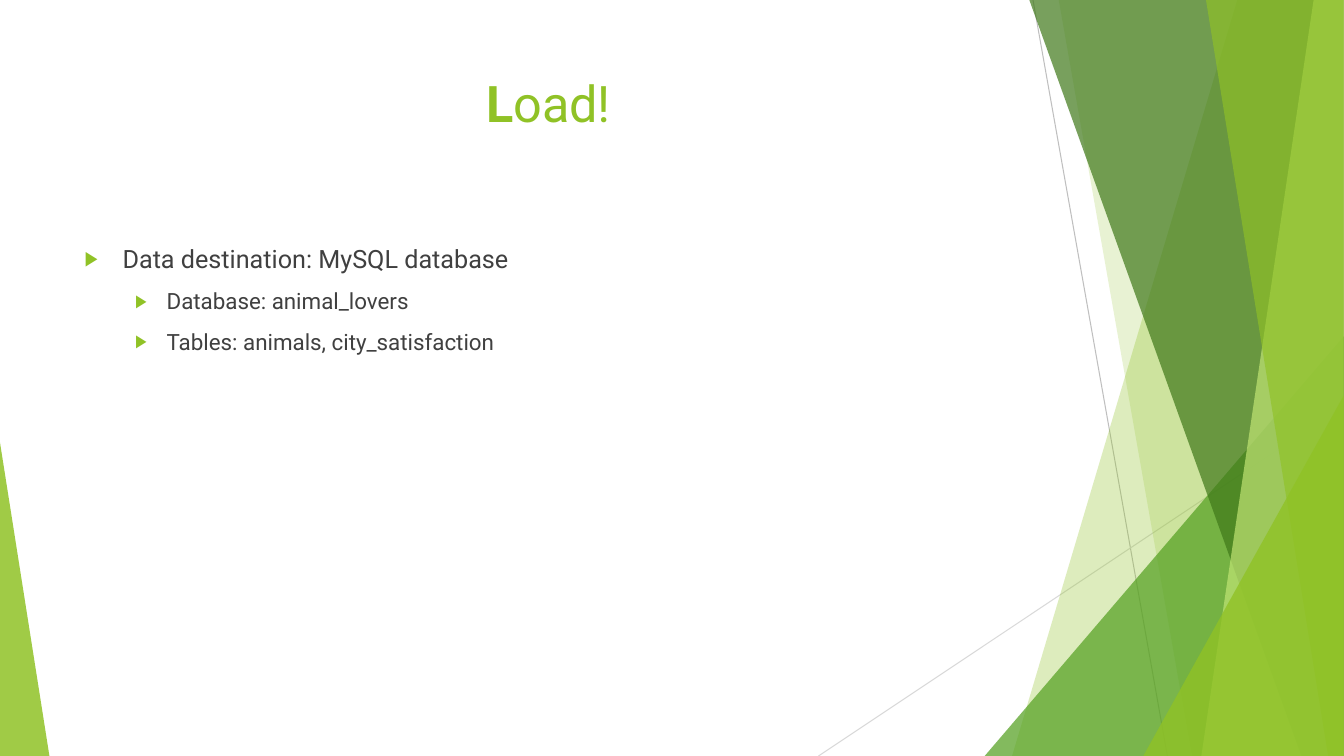
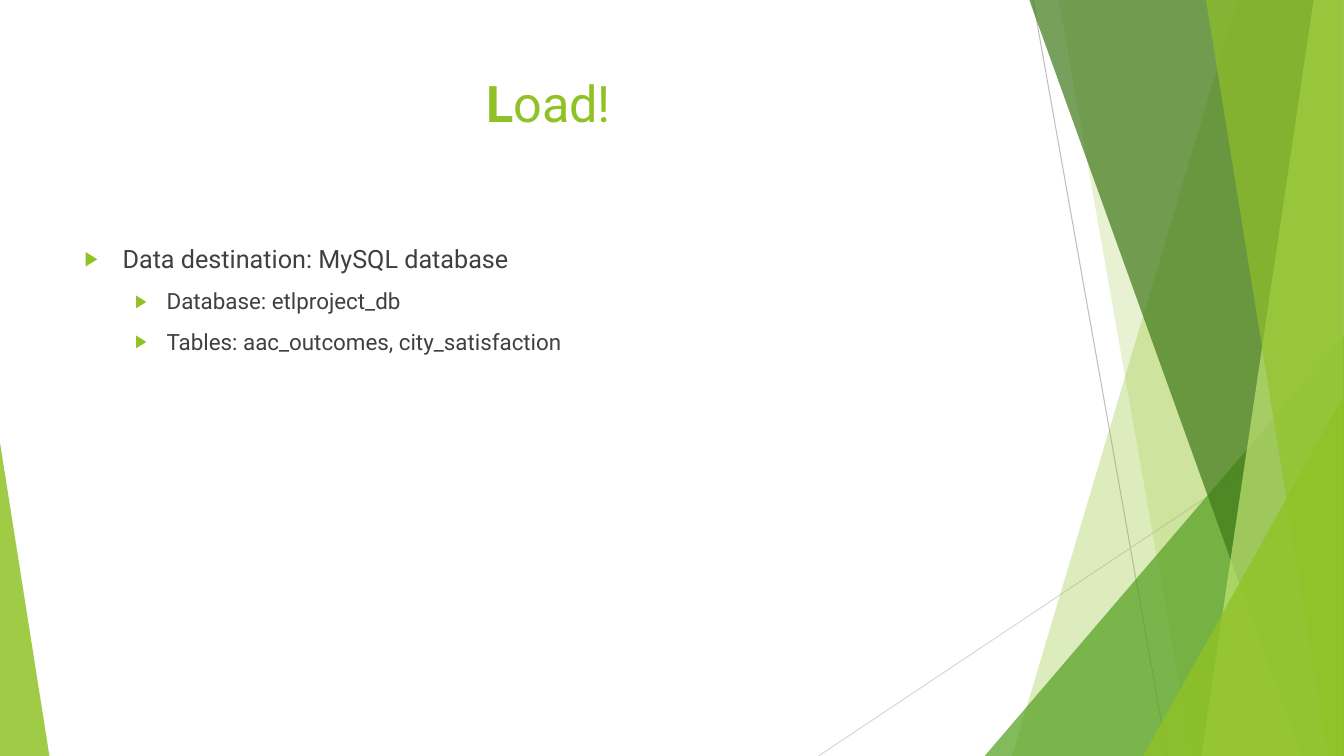
Before and after one commit to Kerrykova/ETLProject, a slide deck: slide 5 of ETL PROJECT POWERPOINT.pptx. Drawn at 1344x756 pixels with LibreOffice and Linux fonts; fonts in the diff are those of the drawing. Boxes give left, top, right and bottom in pixels: in the first picture for what was removed or moved away, otherwise in the second. Text is boxed around its words. In the diff, an @@ line names an element or a change of style, - is before the commit and + after.

```diff
--- a/ETL PROJECT POWERPOINT.pptx
+++ b/ETL PROJECT POWERPOINT.pptx
@@ text at [167, 292, 561, 355]: text changed @@
-  ▶ Database: animal_lovers
-  ▶ Tables: animals, city_satisfaction
+  ▶ Database: etlproject_db
+  ▶ Tables: aac_outcomes, city_satisfaction
```
Also in this commit, not shown: 2 other slides changed, 1 other file.
